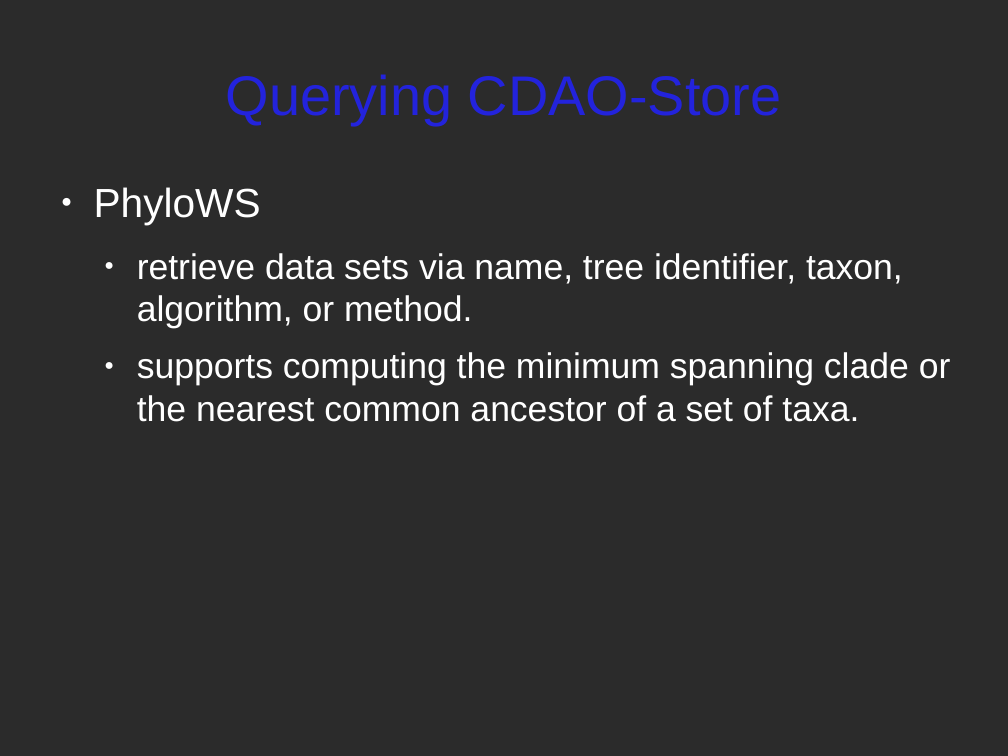
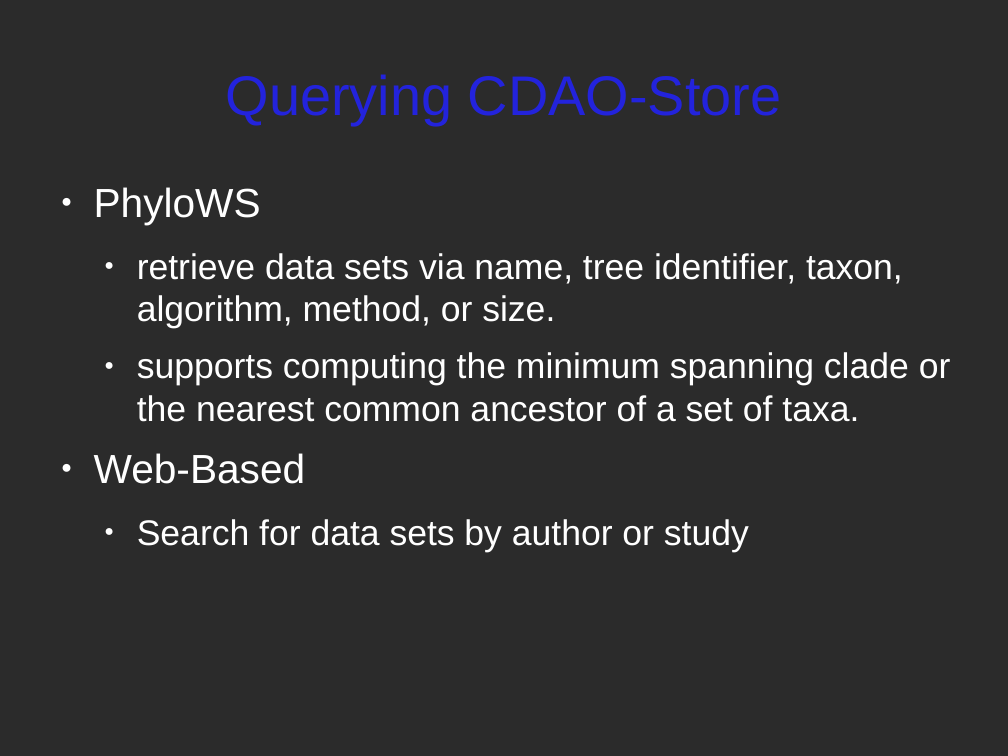
Before and after one commit to rdmpage/cdaotools, a slide deck: slide 5 of doc/publication/iEvoBio2010CDAOSTORE.odp. Drawn at 1008x756 pixels with LibreOffice and Linux fonts; fonts in the diff are those of the drawing; background and template pictures are left out; a plain dark background stands for a picture behind light text. Boxes give left, top, right and bottom in pixels: in the first picture for what was removed or moved away, otherwise in the second. Text is boxed around its words. In the diff, an @@ line names an element or a change of style, - is before the commit and + after.

Commit message:
added more on the Querying Slide

```diff
--- a/doc/publication/iEvoBio2010CDAOSTORE.odp
+++ b/doc/publication/iEvoBio2010CDAOSTORE.odp
@@ text at (x1=137, y1=253, x2=903, y2=329): text changed @@
-  ● retrieve data sets via name, tree identifier, taxon, algorithm, or method.
+  ● retrieve data sets via name, tree identifier, taxon, algorithm, method, or size.
@@ text at (x1=94, y1=453, x2=749, y2=552): paragraphs added @@
+● Web-Based
+  ● Search for data sets by author or study
```
